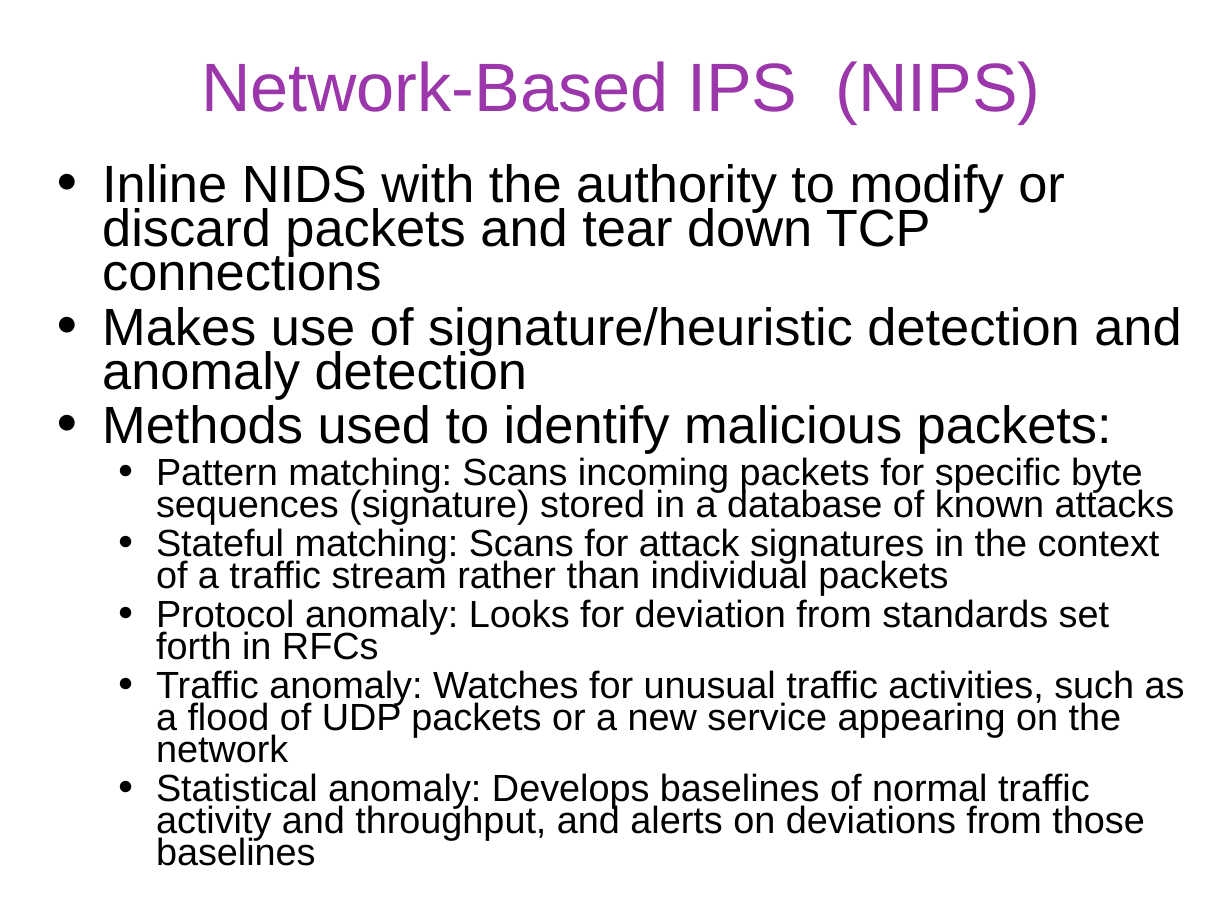
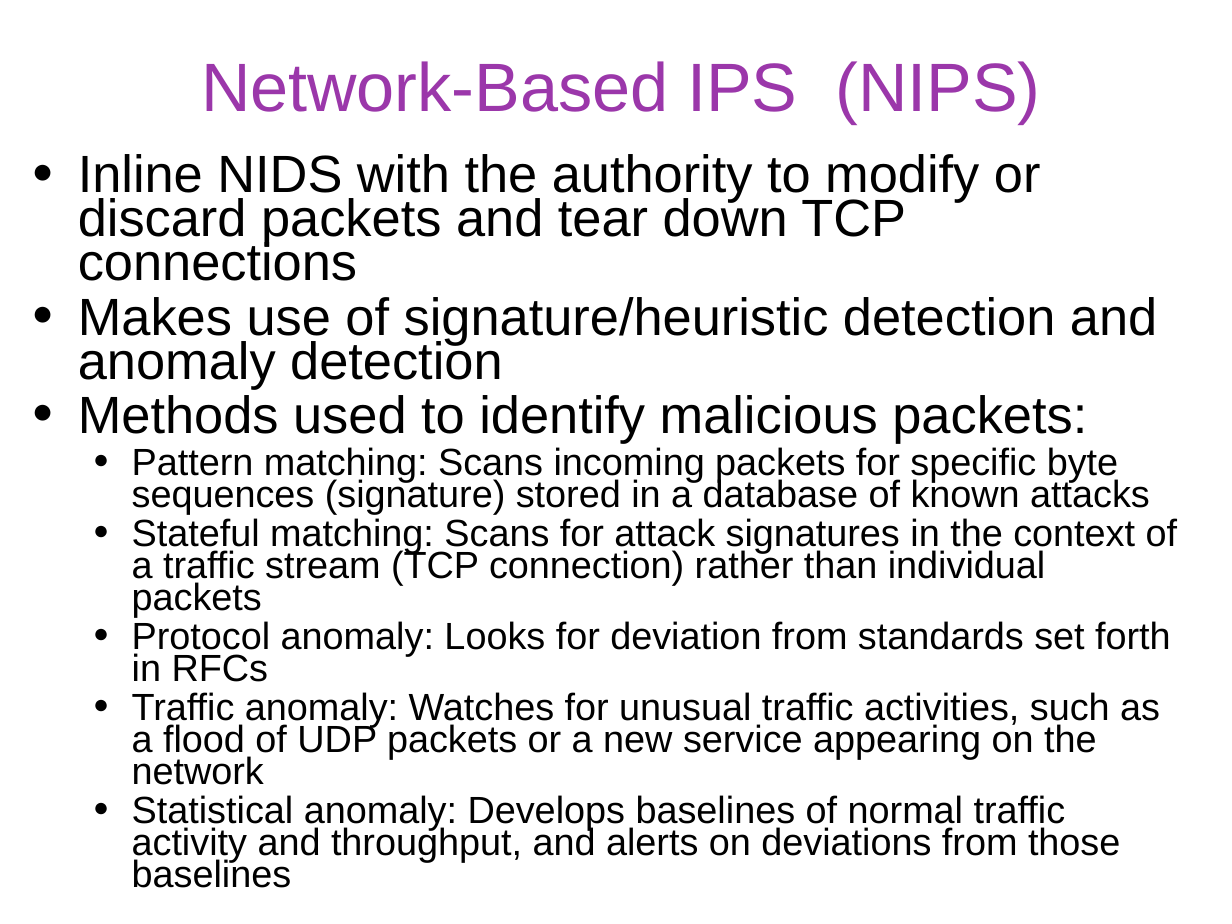
Before and after one commit to gulaoshi/gu.github.io, a slide deck: slide 34 of InfoSec/PPTs/L10-CH09-Firewalls and Intrusion Prevention.pptx. Drawn at 1232x924 pixels with LibreOffice and Linux fonts; fonts in the diff are those of the drawing. Boxes give left, top, right and bottom in pixels: in the first picture for what was removed or moved away, otherwise in the second. Text is boxed around its words. In the diff, an @@ line names an element or a change of style, - is before the commit and + after.

```diff
--- a/InfoSec/PPTs/L10-CH09-Firewalls and Intrusion Prevention.pptx
+++ b/InfoSec/PPTs/L10-CH09-Firewalls and Intrusion Prevention.pptx
@@ text "Inline NIDS with the authority ...": place and size @@
-text "Inline NIDS with the authority ..." at [102,164,1185,866]
+text "Inline NIDS with the authority ..." at [78,154,1177,888]
@@ text at [132,518,1177,617]: text changed @@
-  ● Stateful matching: Scans for attack signatures in the context of a traffic stream rather than individual packets
+  ● Stateful matching: Scans for attack signatures in the context of a traffic stream (TCP connection) rather than individual packets
```
Also in this commit, not shown: 15 other slides changed, 4 other files.
